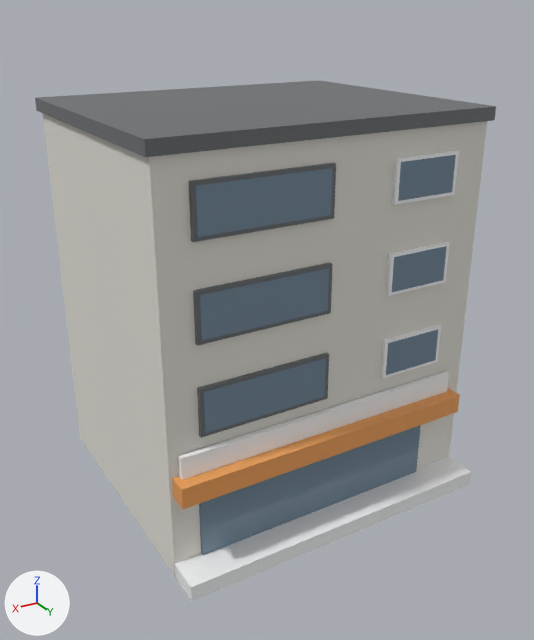
Before and after pictures for a commit that changed the Blender file scripts/blender/blend_sources/Hamidiye_PetrolYoluBrandaBlock.blend.
Rendered twice from a camera (50 mm lens) standing at (12.3, 21.2, 16.1) and looking at (0.3, 1.2, 6.1). The lights are fixed; the arrows at lower left show +X, +Y and +Z. The older version comes first.

In view in the first picture: 'Petrol_Body', 'Petrol_EncBalc_1', 'Petrol_EncBalc_2', 'Petrol_EncBalc_3', 'Petrol_EncGlass_1', 'Petrol_EncGlass_2', 'Petrol_EncGlass_3', 'Petrol_OrangeAwning', 'Petrol_Roof', 'Petrol_ShowroomGlass', 'Petrol_SignBanner', 'Petrol_Steps', 'Petrol_WinLGlass_3' and 5 more.
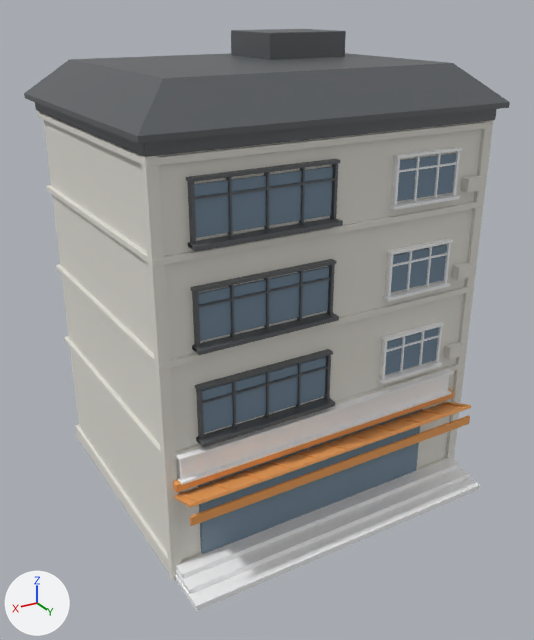
Boxes [x1, y1, x2, y2] around the edits, measured in the pictures (534 x 640 px):
'Petrol_Body', reshaped
    before: [42, 113, 487, 576]
    after: [38, 112, 493, 581]
'Petrol_Roof', reshaped (65% taller)
    before: [35, 80, 496, 157]
    after: [24, 29, 510, 157]
'Petrol_Steps', reshaped (6% taller)
    before: [174, 457, 471, 601]
    after: [175, 458, 480, 611]
'Petrol_OrangeAwning', reshaped (14% taller)
    before: [172, 388, 460, 509]
    after: [173, 388, 471, 526]
'Petrol_SignBanner', reshaped (7% taller)
    before: [178, 372, 449, 480]
    after: [176, 369, 454, 485]
'Petrol_EncBalc_3', reshaped (7% wider, 16% taller)
    before: [189, 163, 336, 242]
    after: [186, 159, 343, 251]
'Petrol_EncBalc_2', reshaped (6% wider, 15% taller)
    before: [193, 263, 333, 346]
    after: [190, 259, 339, 355]
'Petrol_EncBalc_1', reshaped (6% wider, 15% taller)
    before: [197, 352, 329, 438]
    after: [195, 349, 335, 448]
'Petrol_WinLGlass_3', rescaled
    before: [398, 155, 456, 201]
    after: [397, 153, 456, 201]

Edits to the bpy script that builds the scene:
```text
Change me_cube:
    remove me_cube.from_pydata(...)  # 8 vertices, 6 faces; spans x -5.6..5.6, y -4.6..4.6, z 0.0..12.8
    add me_cube.from_pydata(...)  # 616 vertices, 594 faces; spans x -5.75..5.75, y -4.73..4.9, z 0.0..12.8
    me_cube part 1: 8 vertices removed from x -5.6..5.6, y -4.6..4.6, z 0.0..12.8; 616 vertices added at x -5.75..5.75, y -4.73..4.9, z 0.0..12.8
Change me_cube_001:
    remove me_cube_001.from_pydata(...)  # 8 vertices, 6 faces; spans x -5.75..5.75, y -4.75..4.75, z 12.79..13.21
    add me_cube_001.from_pydata(...)  # 124 vertices, 118 faces; spans x -6.02..6.02, y -5.02..5.02, z 12.8..15.25
    me_cube_001 part 2: 8 vertices removed from x -5.75..5.75, y -4.75..4.75, z 12.79..13.21; 124 vertices added at x -6.02..6.02, y -5.02..5.02, z 12.8..15.25
Change me_cube_002:
    remove me_cube_002.from_pydata(...)  # 8 vertices, 6 faces; spans x -5.6..5.6, y 4.55..5.75, z 0.0..0.52
    add me_cube_002.from_pydata(...)  # 168 vertices, 162 faces; spans x -5.65..5.65, y 4.55..6.17, z 0.0..0.55
    me_cube_002 part 3: 8 vertices removed from x -5.6..5.6, y 4.55..5.75, z 0.0..0.52; 168 vertices added at x -5.65..5.65, y 4.55..6.17, z 0.0..0.55
Change me_cube_004:
    remove me_cube_004.from_pydata(...)  # 8 vertices, 6 faces; spans x -5.1..5.5, y 4.49..5.24, z 2.91..3.59
    add me_cube_004.from_pydata(...)  # 256 vertices, 228 faces; spans x -5.14..5.54, y 4.62..5.81, z 2.71..3.57
    me_cube_004 part 4: 8 vertices removed from x -5.1..5.5, y 4.49..5.24, z 2.91..3.59; 256 vertices added at x -5.14..5.54, y 4.62..5.81, z 2.71..3.57
Change me_cube_005:
    remove me_cube_005.from_pydata(...)  # 8 vertices, 6 faces; spans x -4.9..5.3, y 4.66..4.82, z 3.54..4.3
    add me_cube_005.from_pydata(...)  # 168 vertices, 162 faces; spans x -4.99..5.39, y 4.65..4.96, z 3.52..4.4
    me_cube_005 part 5: 8 vertices removed from x -4.9..5.3, y 4.66..4.82, z 3.54..4.3; 168 vertices added at x -4.99..5.39, y 4.65..4.96, z 3.52..4.4
Change me_cube_008:
    remove me_cube_008.from_pydata(...)  # 8 vertices, 6 faces; spans x 0.2..4.6, y 4.57..4.73, z 4.72..6.28
    add me_cube_008.from_pydata(...)  # 216 vertices, 198 faces; spans x 0.1..4.7, y 4.57..5.02, z 4.57..6.38
    me_cube_008 part 6: 8 vertices removed from x 0.2..4.6, y 4.57..4.73, z 4.72..6.28; 216 vertices added at x 0.1..4.7, y 4.57..5.02, z 4.57..6.38
Change me_cube_012:
    remove me_cube_012.from_pydata(...)  # 8 vertices, 6 faces; spans x 0.2..4.6, y 4.57..4.73, z 7.62..9.17
    add me_cube_012.from_pydata(...)  # 216 vertices, 198 faces; spans x 0.1..4.7, y 4.57..5.02, z 7.47..9.28
    me_cube_012 part 7: 8 vertices removed from x 0.2..4.6, y 4.57..4.73, z 7.62..9.17; 216 vertices added at x 0.1..4.7, y 4.57..5.02, z 7.47..9.28
Change me_cube_015:
    remove me_cube_015.from_pydata(...)  # 8 vertices, 6 faces; spans x -4.28..-2.12, y 4.63..4.73, z 10.73..11.88
    add me_cube_015.from_pydata(...)  # 8 vertices, 6 faces; spans x -4.33..-2.07, y 4.6..4.68, z 10.7..11.9
    me_cube_015 part 8: the whole mesh is scaled about its middle by (1.05, 0.8, 1.04), then moved by (0.0, -0.04, 0.0)
Change me_cube_016:
    remove me_cube_016.from_pydata(...)  # 8 vertices, 6 faces; spans x 0.2..4.6, y 4.57..4.73, z 10.53..12.07
    add me_cube_016.from_pydata(...)  # 216 vertices, 198 faces; spans x 0.1..4.7, y 4.57..5.02, z 10.37..12.18
    me_cube_016 part 9: 8 vertices removed from x 0.2..4.6, y 4.57..4.73, z 10.53..12.07; 216 vertices added at x 0.1..4.7, y 4.57..5.02, z 10.37..12.18
```
